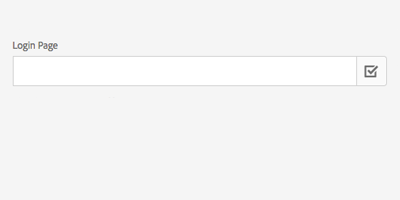
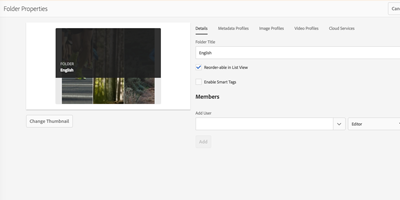
Layer changes from the first (400, 200) image to the second:
added layer "Layer 22" above "Layer 21" over [0, 0, 400, 200]
added layer "Layer 21" above "Layer 20" over [0, 0, 400, 200]
added layer "Layer 20" above "Layer 19" over [0, 0, 400, 200]
added layer "Layer 19" above "Layer 18" over [0, 0, 400, 200]
added layer "Layer 18" above "Layer 17" over [0, 0, 400, 200]
